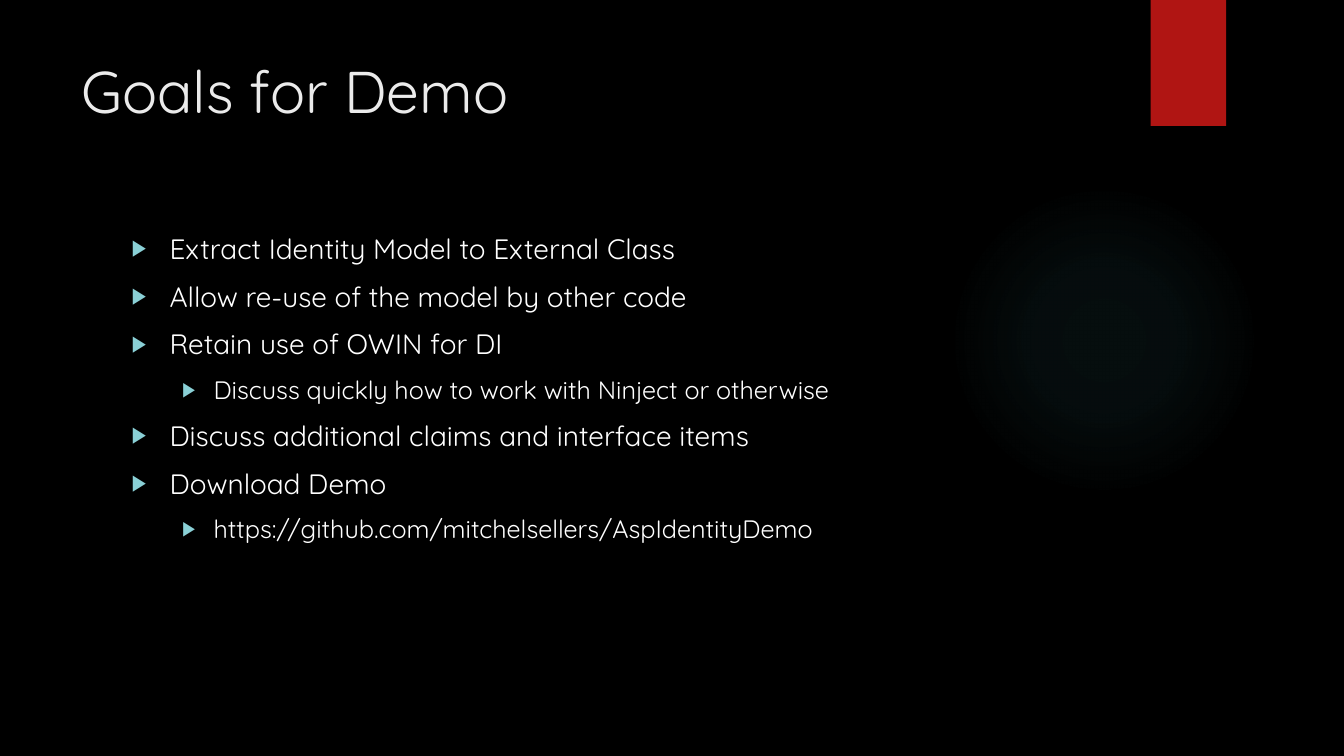
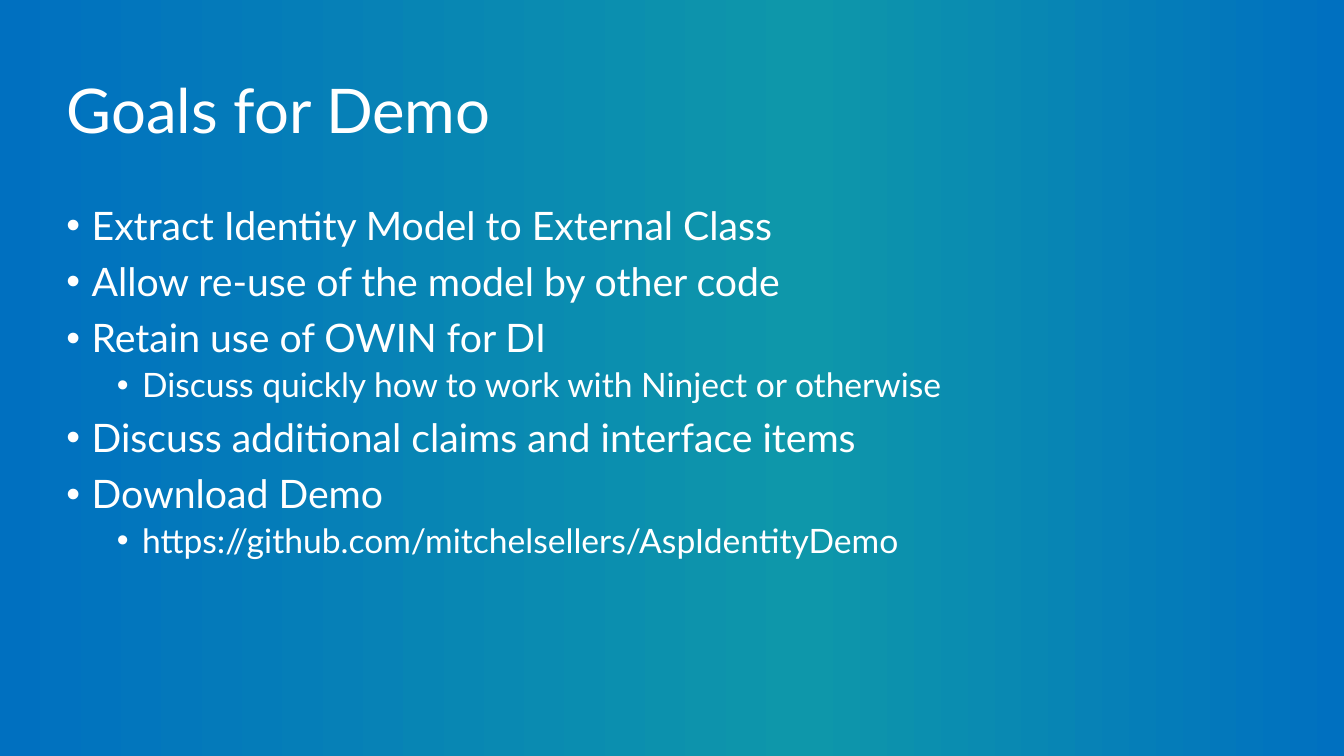
Before and after one commit to mitchelsellers/AspIdentityDemo, a slide deck: slide 6 of Presentation/2017 - Identity The Stuff You Never Knew.pptx (slide 4 before the commit). Drawn at 1344x756 pixels with LibreOffice and Linux fonts; fonts in the diff are those of the drawing; background and template pictures are left out. Boxes give left, top, right and bottom in pixels: in the first picture for what was removed or moved away, otherwise in the second. Text is boxed around its words. In the diff, an @@ line names an element or a change of style, - is before the commit and + after.

```diff
--- a/Presentation/2017 - Identity The Stuff You Never Knew.pptx
+++ b/Presentation/2017 - Identity The Stuff You Never Knew.pptx
@@ background picture (left out) to gradient #0070C0 to #0E97AA @@
@@ rectangle removed at (x1=1150, y1=0, x2=1226, y2=126) @@
@@ title "Goals for Demo" moved from (x1=81, y1=69, x2=508, y2=114) to (x1=66, y1=87, x2=491, y2=134) @@
@@ title "Goals for Demo" at (x1=66, y1=87, x2=491, y2=134): size 42 to 44 pt, font Quicksand to Lato, text colour #EBEBEB to #FFFFFF; line spacing 1 to 0.9; vertical alignment top to middle @@
@@ text "Extract Identity Model to External ..." moved from (x1=170, y1=238, x2=829, y2=543) to (x1=92, y1=211, x2=941, y2=559) @@
@@ text "Extract Identity Model to External ..." at (x1=92, y1=211, x2=941, y2=559): size 20 to 28 pt in "Extract Identity Model to External Class", "Allow re-use of the model by other ...", "Retain use of OWIN for DI", "Discuss additional claims and interface items" and 1 more places; font Quicksand to Lato; size 18 to 24 pt in "Discuss quickly how to work with Ninject ...", "https://github.com/mitchelsellers/AspIdentityDemo"; bullet ▶ to •; line spacing 1 to 0.9; less space between paragraphs @@
@@ ellipse removed at (x1=949, y1=185, x2=1259, y2=495) @@
```
Also in this commit, not shown: 3 other slides changed, 2 slides added.
